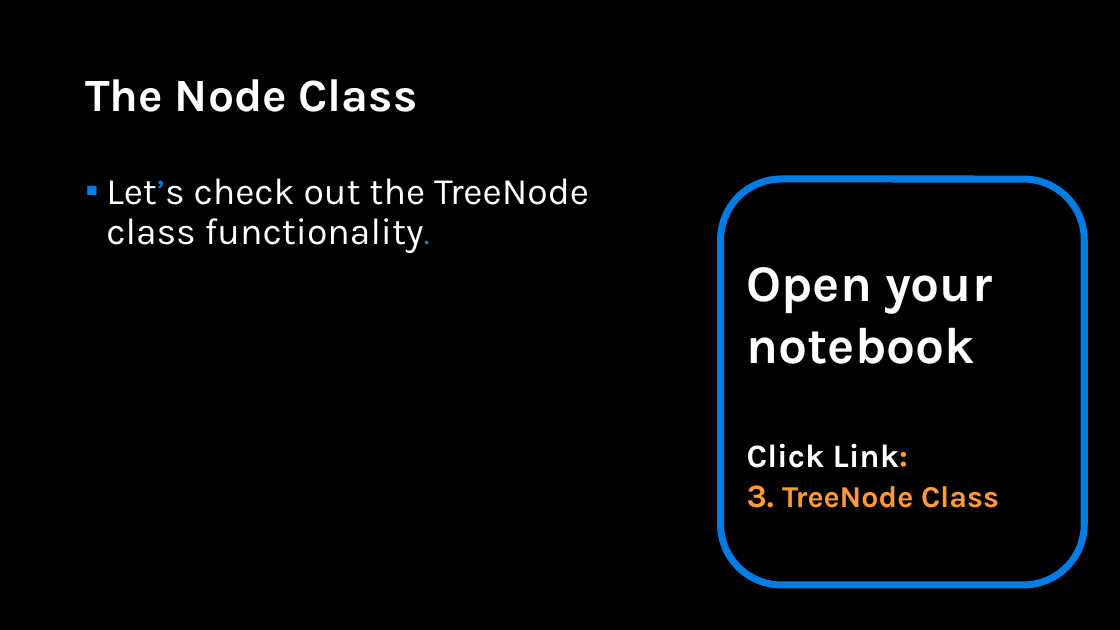
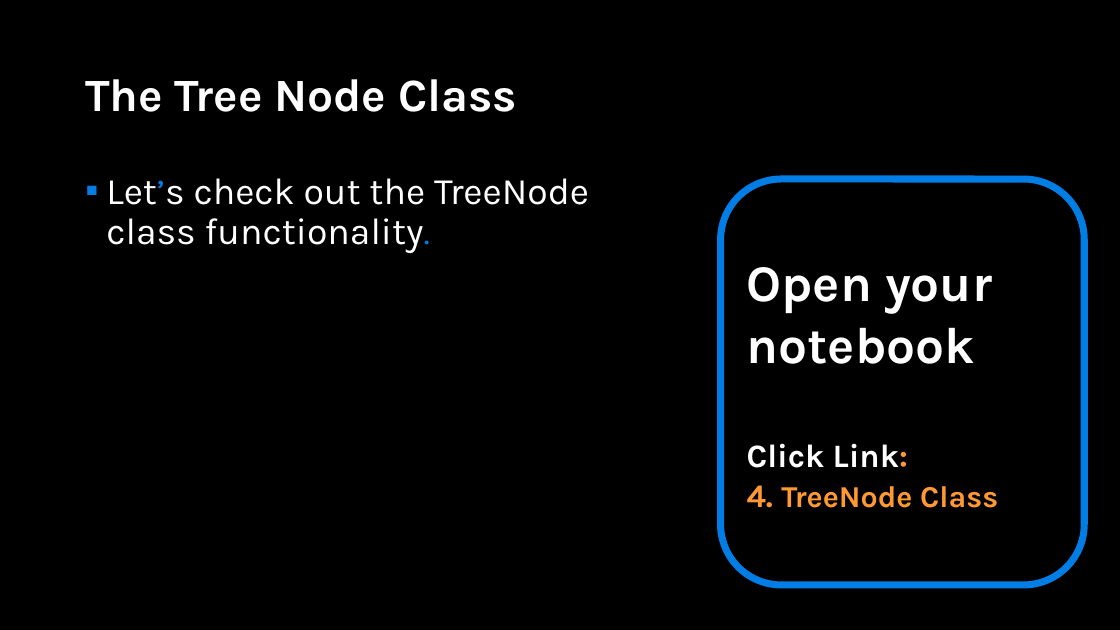
Before and after one commit to APS106/APS106-winter-2022-material, a slide deck: slide 84 of lectures/week12/lecture1/slides/week12_lecture1.pptx (slide 83 before the commit). Drawn at 1120x630 pixels with LibreOffice and Linux fonts; fonts in the diff are those of the drawing; background and template pictures are left out. Boxes give left, top, right and bottom in pixels: in the first picture for what was removed or moved away, otherwise in the second. Text is boxed around its words. In the diff, an @@ line names an element or a change of style, - is before the commit and + after.

```diff
--- a/lectures/week12/lecture1/slides/week12_lecture1.pptx
+++ b/lectures/week12/lecture1/slides/week12_lecture1.pptx
@@ title at (85, 79, 517, 112): text changed @@
-The Node Class
+The Tree Node Class
@@ text in rounded rectangle at (747, 485, 998, 508): text changed @@
-3. TreeNode Class
+4. TreeNode Class
```
Also in this commit, not shown: 2 other slides changed, 3 slides added, 4 other files.
